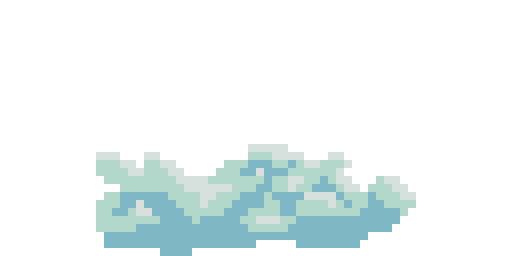
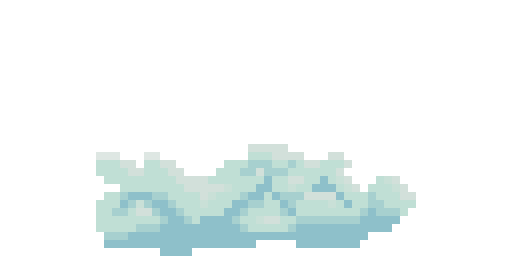
Layered file, before and after one edit (w=512, h=256). Changes by layer:
"Shadows": opacity 100% → 80%, painted on it over box(104, 160, 400, 256)
"Highlights": opacity 100% → 80%, painted on it over box(96, 144, 416, 224)
"Cloud": opacity 100% → 80% over box(96, 144, 416, 256)
